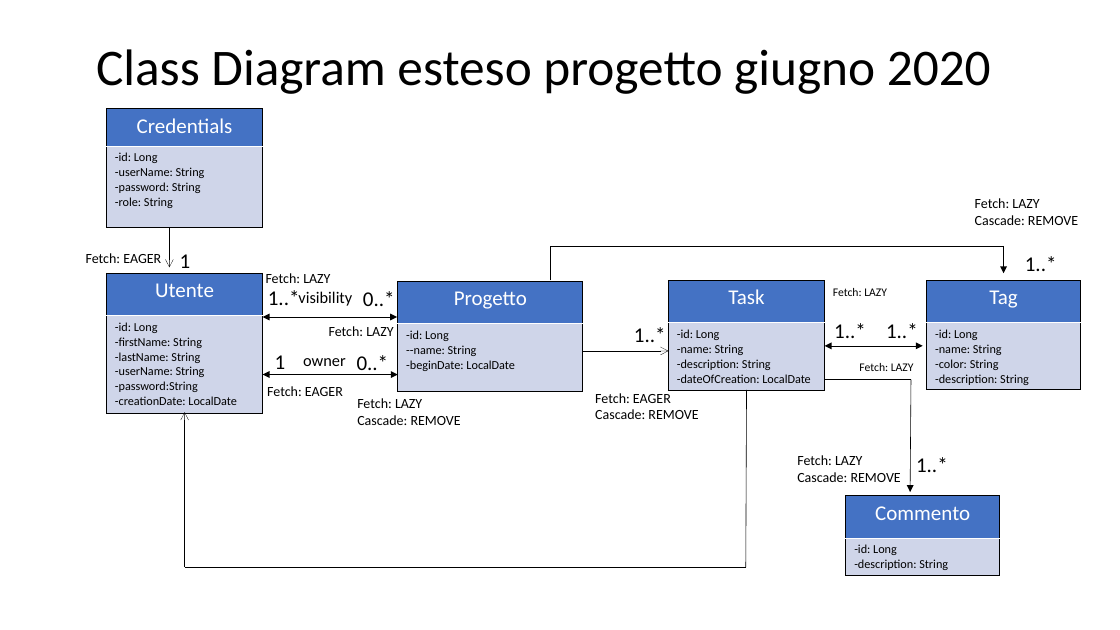
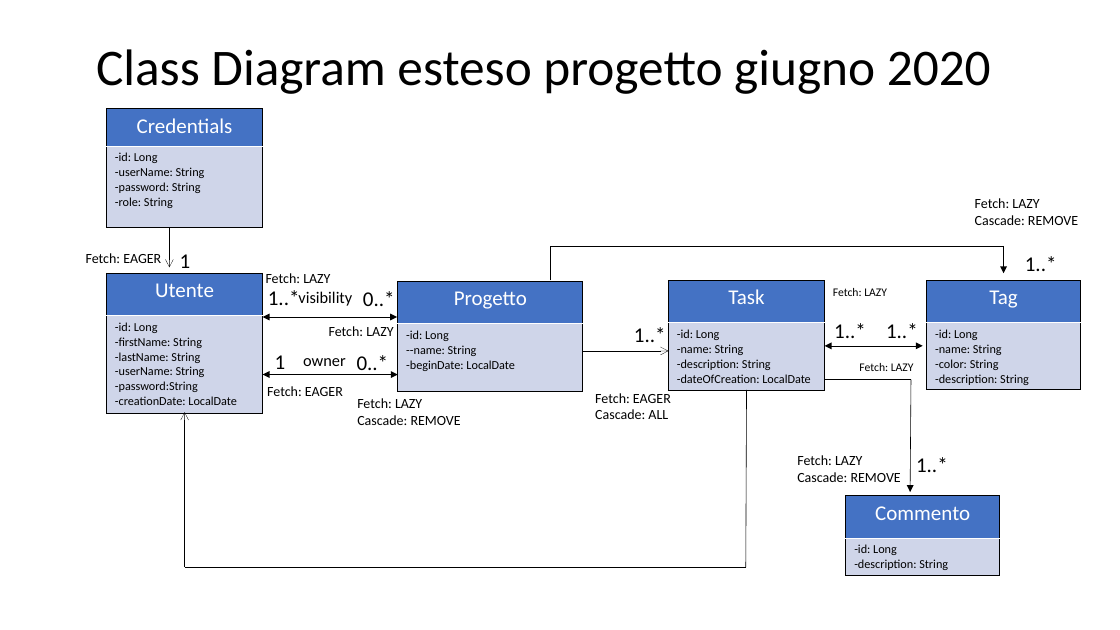
Before and after one commit to JohnnyWalkerRed/SIW-ProjectManager, a slide deck: slide 1 of Direttive progetto e class diagram/Class diagram.pptx. Drawn at 1120x630 pixels with LibreOffice and Linux fonts; fonts in the diff are those of the drawing. Boxes give left, top, right and bottom in pixels: in the first picture for what was removed or moved away, otherwise in the second. Text is boxed around its words. In the diff, an @@ line names an element or a change of style, - is before the commit and + after.

```diff
--- a/Direttive progetto e class diagram/Class diagram.pptx
+++ b/Direttive progetto e class diagram/Class diagram.pptx
@@ text at (595,409,668,419): text changed @@
-Cascade: REMOVE
+Cascade: ALL
```
Also in this commit, not shown: 2 other files.
